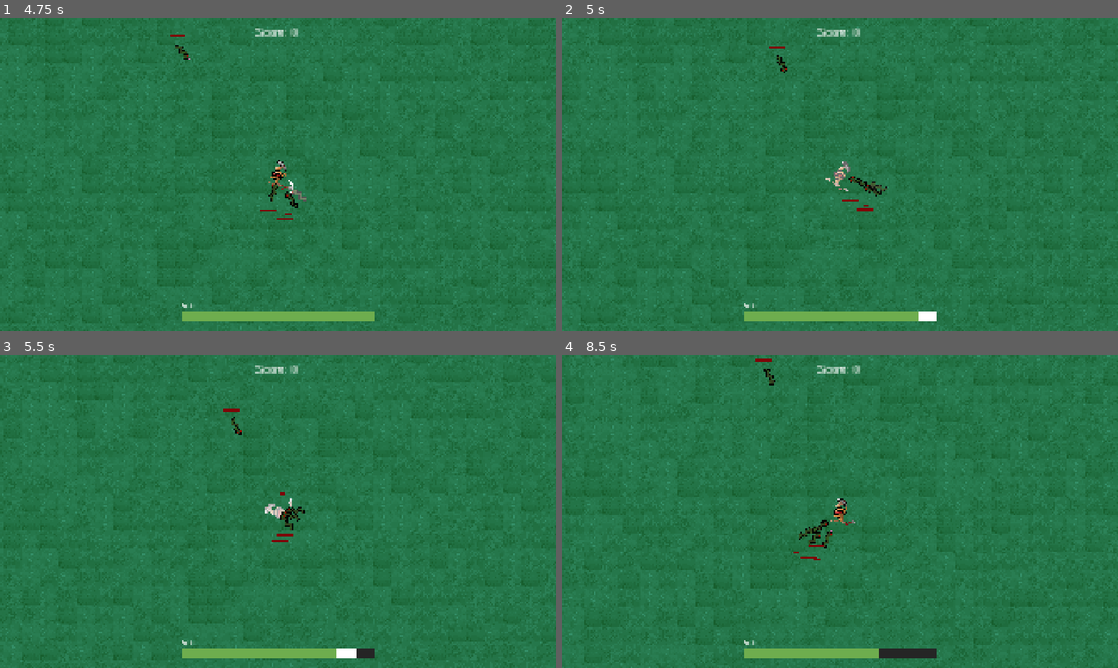
Above: before the commit, frames 1-4 (two rows, left to right).
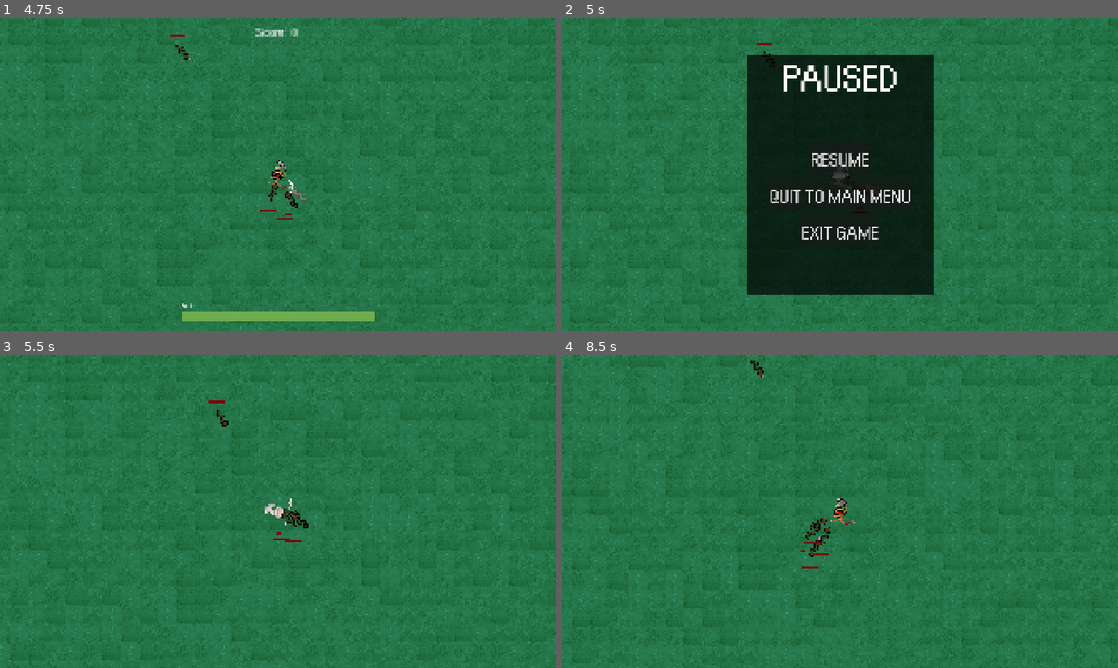
Above: after the commit, the same moments.

Repository: BDesro/Pantheon-V2
Game: Godot game, scene res://scenes/main_menu.tscn
Two runs of this game, one before a commit and one after it. Both use one fixed random seed, a clock stepped at 60 frames per second and the inputs below.
Inputs (mouse positions are in pixels of both pictures, inside the frame that each line leads up to):
- Up to frame 1 (4.75 s): click "PLAY" at 0.5 s; move the mouse to (400, 158) at 1.27 s; hold D (right) 1.28-2.03 s; click (400, 158) at 1.35 s; move the mouse to (166, 190) at 2.02 s; hold S (down) 2.03-2.78 s; click (166, 190) at 2.1 s; move the mouse to (333, 105) at 2.77 s; hold D (right) 2.78-3.53 s; click (333, 105) at 2.85 s; move the mouse to (250, 237) at 3.52 s; hold W (up) 3.53-4.28 s; click (250, 237) at 3.6 s; move the mouse to (444, 221) at 4.27 s; hold A (left) from 4.28 s (still down); click (444, 221) at 4.35 s
- Up to frame 2 (5 s): keep holding A (left); tap Escape (ui_cancel) at 4.9 s
- Up to frame 3 (5.5 s): release A (left) at 5 s; click (278, 495) at 5 s, where only the run after the commit has a clickable "RESUME"
- Up to frame 4 (8.5 s): move the mouse to (673, 464) at 5.77 s; hold A (left) 5.78-6.53 s; click (673, 464) at 5.85 s; move the mouse to (867, 511) at 6.52 s; hold S (down) 6.53-7.28 s; click (867, 511) at 6.6 s; move the mouse to (756, 433) at 7.27 s; hold D (right) 7.28-8.03 s; click (756, 433) at 7.35 s; move the mouse to (962, 495) at 8.02 s; hold W (up) from 8.03 s (still down); click (962, 495) at 8.1 s

Frame 1 is identical in both runs. In frame 2, 30% of the frame differs, in the area x 0-100%, y 0-100%; in frame 3, 6.6%; in frame 4, 6.7%.

Commit message:
Added Pause Menu
Can now fully utilize pause menu, allowing players to resume, return to the main menu, or close out of the game.

Diff:
--- a/scenes/main_menu.tscn
+++ b/scenes/main_menu.tscn
@@ -49,6 +49,7 @@
 expand_margin_top = 20.0
 
 [node name="MainMenu" type="Node2D"]
+process_mode = 3
 script = ExtResource("1_l6cm7")
 
 [node name="Title" type="Label" parent="."]
--- /dev/null
+++ b/scenes/pause_menu.tscn
@@ -0,0 +1,68 @@
+[gd_scene load_steps=3 format=3 uid="uid://djyri8nicqsrg"]
+
+[ext_resource type="FontFile" uid="uid://obg2py2apxig" path="res://assets/fonts/Orange Kid.otf" id="1_n87rw"]
+
+[sub_resource type="Theme" id="Theme_myx47"]
+default_font = ExtResource("1_n87rw")
+
+[node name="PauseMenu" type="CanvasLayer"]
+process_mode = 2
+
+[node name="Title" type="Label" parent="."]
+offset_top = 104.0
+offset_right = 1920.0
+offset_bottom = 285.0
+size_flags_horizontal = 4
+theme_override_fonts/font = ExtResource("1_n87rw")
+theme_override_font_sizes/font_size = 150
+text = "PAUSED"
+horizontal_alignment = 1
+vertical_alignment = 1
+
+[node name="CenterContainer" type="CenterContainer" parent="."]
+offset_top = 384.0
+offset_right = 1920.0
+offset_bottom = 832.0
+theme = SubResource("Theme_myx47")
+
+[node name="MainOptions" type="VBoxContainer" parent="CenterContainer"]
+custom_minimum_size = Vector2(353, 0)
+layout_mode = 2
+theme_override_constants/separation = 16
+
+[node name="Resume" type="Button" parent="CenterContainer/MainOptions"]
+process_mode = 2
+custom_minimum_size = Vector2(0, 110)
+layout_mode = 2
+size_flags_horizontal = 4
+theme_override_font_sizes/font_size = 75
+text = "RESUME"
+
+[node name="QuitToMain" type="Button" parent="CenterContainer/MainOptions"]
+process_mode = 2
+custom_minimum_size = Vector2(0, 110)
+layout_mode = 2
+size_flags_horizontal = 4
+theme_override_font_sizes/font_size = 75
+text = "QUIT TO MAIN MENU"
+
+[node name="ExitGame" type="Button" parent="CenterContainer/MainOptions"]
+process_mode = 2
+custom_minimum_size = Vector2(0, 110)
+layout_mode = 2
+size_flags_horizontal = 4
+theme_override_font_sizes/font_size = 75
+text = "EXIT GAME"
+
+[node name="ColorRect" type="ColorRect" parent="."]
+z_index = -4096
+offset_left = 640.0
+offset_top = 128.0
+offset_right = 1280.0
+offset_bottom = 952.0
+color = Color(0, 0, 0, 0.705882)
+
+[connection signal="visibility_changed" from="." to="." method="_on_visibility_changed"]
+[connection signal="pressed" from="CenterContainer/MainOptions/Resume" to="." method="_on_resume_pressed"]
+[connection signal="pressed" from="CenterContainer/MainOptions/QuitToMain" to="." method="_on_quit_to_main_pressed"]
+[connection signal="pressed" from="CenterContainer/MainOptions/ExitGame" to="." method="_on_exit_game_pressed"]
--- a/scenes/world.tscn
+++ b/scenes/world.tscn
@@ -8,6 +8,7 @@
 [ext_resource type="FontFile" uid="uid://obg2py2apxig" path="res://assets/fonts/Orange Kid.otf" id="5_qfnet"]
 [ext_resource type="PackedScene" uid="uid://b7dsjvske0oja" path="res://scenes/HealthBar.tscn" id="6_i7141"]
 [ext_resource type="PackedScene" uid="uid://bykflutfldv1h" path="res://scenes/snake_spawner.tscn" id="8_4mrxx"]
+[ext_resource type="Script" uid="uid://h2tx5yvtfb28" path="res://scripts/pause_menu.gd" id="9_7r4gi"]
 
 [sub_resource type="TileSetAtlasSource" id="TileSetAtlasSource_4wyf3"]
 texture = ExtResource("2_rwgxs")
@@ -49,6 +50,9 @@
 resource_local_to_scene = true
 bg_color = Color(0.431424, 0.677699, 0.306412, 1)
 
+[sub_resource type="Theme" id="Theme_7r4gi"]
+default_font = ExtResource("5_qfnet")
+
 [node name="world" type="Node2D"]
 script = ExtResource("1_k0juu")
 
@@ -71,19 +75,20 @@
 [node name="Node2" parent="." instance=ExtResource("3_4wyf3")]
 position = Vector2(-62, -77)
 
-[node name="CanvasLayer" type="CanvasLayer" parent="."]
+[node name="GameUI" type="CanvasLayer" parent="."]
 script = ExtResource("5_i7141")
 
-[node name="Control" type="Control" parent="CanvasLayer"]
+[node name="Control" type="Control" parent="GameUI"]
 layout_mode = 3
 anchors_preset = 15
 anchor_right = 1.0
 anchor_bottom = 1.0
 grow_horizontal = 2
 grow_vertical = 2
-metadata/_edit_use_anchors_ = true
-
-[node name="NinePatchRect" type="NinePatchRect" parent="CanvasLayer/Control"]
+mouse_filter = 2
+metadata/_edit_use_anchors_ = true
+
+[node name="NinePatchRect" type="NinePatchRect" parent="GameUI/Control"]
 layout_mode = 1
 anchors_preset = -1
 anchor_left = 0.325
@@ -97,7 +102,7 @@
 metadata/_edit_group_ = true
 metadata/_edit_use_anchors_ = true
 
-[node name="Label" type="Label" parent="CanvasLayer/Control/NinePatchRect"]
+[node name="Label" type="Label" parent="GameUI/Control/NinePatchRect"]
 layout_mode = 1
 anchors_preset = 15
 anchor_right = 1.0
@@ -111,7 +116,7 @@
 text = "Soldier"
 metadata/_edit_use_anchors_ = true
 
-[node name="HealthBar" parent="CanvasLayer/Control/NinePatchRect" instance=ExtResource("6_i7141")]
+[node name="HealthBar" parent="GameUI/Control/NinePatchRect" instance=ExtResource("6_i7141")]
 custom_minimum_size = Vector2(600, 33)
 layout_mode = 1
 anchors_preset = -1
@@ -129,7 +134,7 @@
 theme_override_styles/fill = SubResource("StyleBoxFlat_7r4gi")
 metadata/_edit_use_anchors_ = true
 
-[node name="ScoreLabel" type="Label" parent="CanvasLayer/Control"]
+[node name="ScoreLabel" type="Label" parent="GameUI/Control"]
 layout_mode = 1
 anchors_preset = -1
 anchor_left = 0.458333
@@ -148,5 +153,78 @@
 [node name="SnakeSpawner" parent="." instance=ExtResource("8_4mrxx")]
 position = Vector2(0, -128)
 
+[node name="PauseMenu" type="CanvasLayer" parent="."]
+process_mode = 2
+visible = false
+script = ExtResource("9_7r4gi")
+
+[node name="ColorRect" type="ColorRect" parent="PauseMenu"]
+z_index = -1
+offset_left = 640.0
+offset_top = 128.0
+offset_right = 1280.0
+offset_bottom = 952.0
+color = Color(0, 0, 0, 0.705882)
+
+[node name="Title" type="Label" parent="PauseMenu"]
+process_mode = 2
+z_index = 1
+offset_top = 104.0
+offset_right = 1920.0
+offset_bottom = 285.0
+size_flags_horizontal = 4
+theme_override_fonts/font = ExtResource("5_qfnet")
+theme_override_font_sizes/font_size = 150
+text = "PAUSED"
+horizontal_alignment = 1
+vertical_alignment = 1
+
+[node name="CenterContainer" type="CenterContainer" parent="PauseMenu"]
+process_mode = 2
+offset_top = 384.0
+offset_right = 1920.0
+offset_bottom = 832.0
+mouse_filter = 0
+theme = SubResource("Theme_7r4gi")
+
+[node name="MainOptions" type="VBoxContainer" parent="PauseMenu/CenterContainer"]
+process_mode = 2
+z_index = 1
+custom_minimum_size = Vector2(353, 0)
+layout_mode = 2
+theme_override_constants/separation = 16
+
+[node name="Resume" type="Button" parent="PauseMenu/CenterContainer/MainOptions"]
+z_index = 2
+custom_minimum_size = Vector2(0, 110)
+layout_mode = 2
+size_flags_horizontal = 4
+tooltip_text = "Exit the Pause Menu"
+theme_override_font_sizes/font_size = 75
+text = "RESUME"
+
+[node name="QuitToMain" type="Button" parent="PauseMenu/CenterContainer/MainOptions"]
+z_index = 2
+custom_minimum_size = Vector2(0, 110)
+layout_mode = 2
+size_flags_horizontal = 4
+tooltip_text = "Exit and Return to Main Menu"
+theme_override_font_sizes/font_size = 75
+text = "QUIT TO MAIN MENU"
+
+[node name="ExitGame" type="Button" parent="PauseMenu/CenterContainer/MainOptions"]
+z_index = 2
+custom_minimum_size = Vector2(0, 110)
+layout_mode = 2
+size_flags_horizontal = 4
+tooltip_text = "Exit and Close the Game"
+theme_override_font_sizes/font_size = 75
+text = "EXIT GAME"
+
+[connection signal="pause_pressed" from="." to="PauseMenu" method="_on_pause_button_pressed"]
 [connection signal="ready" from="." to="." method="_on_ready"]
-[connection signal="ready" from="CanvasLayer" to="CanvasLayer" method="_on_ready"]
+[connection signal="ready" from="GameUI" to="GameUI" method="_on_ready"]
+[connection signal="resumed" from="PauseMenu" to="." method="_on_pause_menu_resumed"]
+[connection signal="pressed" from="PauseMenu/CenterContainer/MainOptions/Resume" to="PauseMenu" method="_on_resume_pressed"]
+[connection signal="pressed" from="PauseMenu/CenterContainer/MainOptions/QuitToMain" to="PauseMenu" method="_on_quit_to_main_pressed"]
+[connection signal="pressed" from="PauseMenu/CenterContainer/MainOptions/ExitGame" to="PauseMenu" method="_on_exit_game_pressed"]
--- a/scripts/main_menu.gd
+++ b/scripts/main_menu.gd
@@ -11,6 +11,9 @@
 
 
 func _on_play_pressed() -> void:
+	# Ensures the game gets unpaused if a previous one was quit
+	if get_tree().paused == true:
+		get_tree().paused = false
 	get_tree().change_scene_to_file("res://scenes/world.tscn")
 
 
--- /dev/null
+++ b/scripts/pause_menu.gd
@@ -0,0 +1,28 @@
+extends CanvasLayer
+
+signal resumed
+
+func _input(event: InputEvent) -> void:
+	if event.is_action_pressed("ui_cancel"):
+		get_viewport().set_input_as_handled()
+		resumed.emit()
+		hide()
+		get_tree().paused = false
+
+
+func _on_pause_button_pressed() -> void:
+	get_tree().paused = true
+	show()
+
+
+func _on_resume_pressed() -> void:
+	hide()
+	get_tree().paused = false
+
+
+func _on_quit_to_main_pressed() -> void:
+	get_tree().change_scene_to_file("res://scenes/main_menu.tscn")
+
+
+func _on_exit_game_pressed() -> void:
+	get_tree().quit()
--- a/scripts/world.gd
+++ b/scripts/world.gd
@@ -1,9 +1,12 @@
 extends Node2D
 
-@onready var score_label = $CanvasLayer/Control/ScoreLabel
+signal pause_pressed
+
+@onready var score_label = $GameUI/Control/ScoreLabel
 
 func _ready():
 	GlobalPlayerData.node_creation_parent = self
+
 
 func _on_ready():
 	while score_label == null:
@@ -11,5 +14,14 @@
 
 	GlobalPlayerData.score_label = score_label
 
+func _input(event: InputEvent) -> void:
+	if event.is_action_pressed("ui_cancel"):
+		$GameUI.hide()
+		pause_pressed.emit()
+
 func _exit_tree():
 	GlobalPlayerData.node_creation_parent = null
+
+
+func _on_pause_menu_resumed() -> void:
+	$GameUI.show()
Not shown: 1 places in scenes/world.tscn that only renumber resources
Not shown, added: scripts/pause_menu.gd.uid
